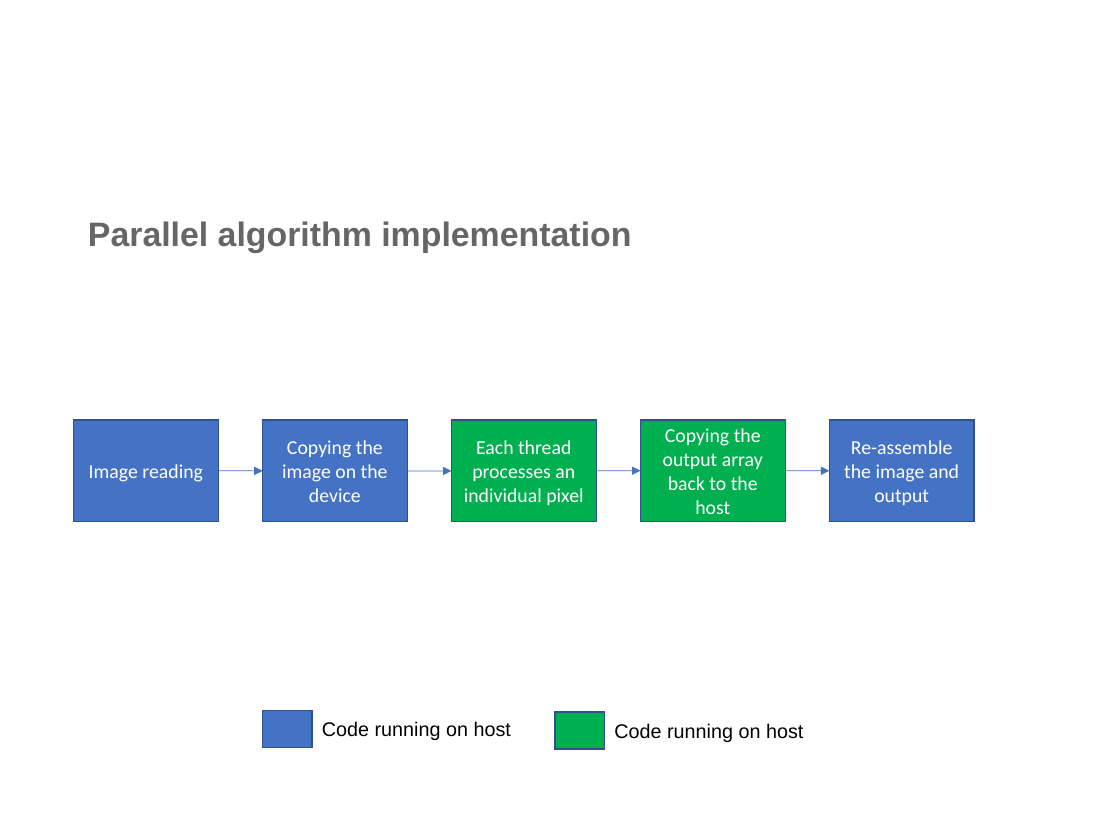
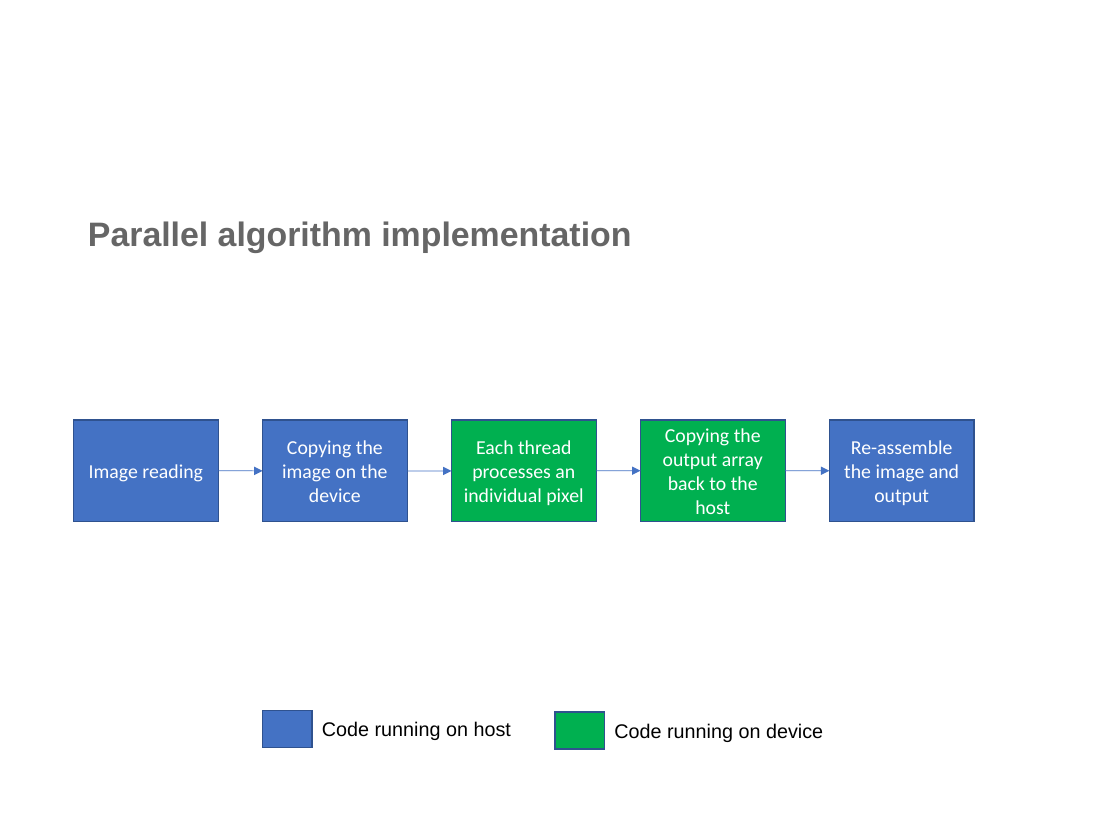
Before and after one commit to amathebest/kernel_img_proc, a slide deck: slide 6 of elaborato_presentazione/Kernel-image-processing_Amatori.odp. Drawn at 1120x840 pixels with LibreOffice and Linux fonts; fonts in the diff are those of the drawing; background and template pictures are left out. Boxes give left, top, right and bottom in pixels: in the first picture for what was removed or moved away, otherwise in the second. Text is boxed around its words. In the diff, an @@ line names an element or a change of style, - is before the commit and + after.

Commit message:
Fixed typo in the presentation

```diff
--- a/elaborato_presentazione/Kernel-image-processing_Amatori.odp
+++ b/elaborato_presentazione/Kernel-image-processing_Amatori.odp
@@ text at <box>614,723,823,742</box>: text changed @@
-Code running on host
+Code running on device
```
